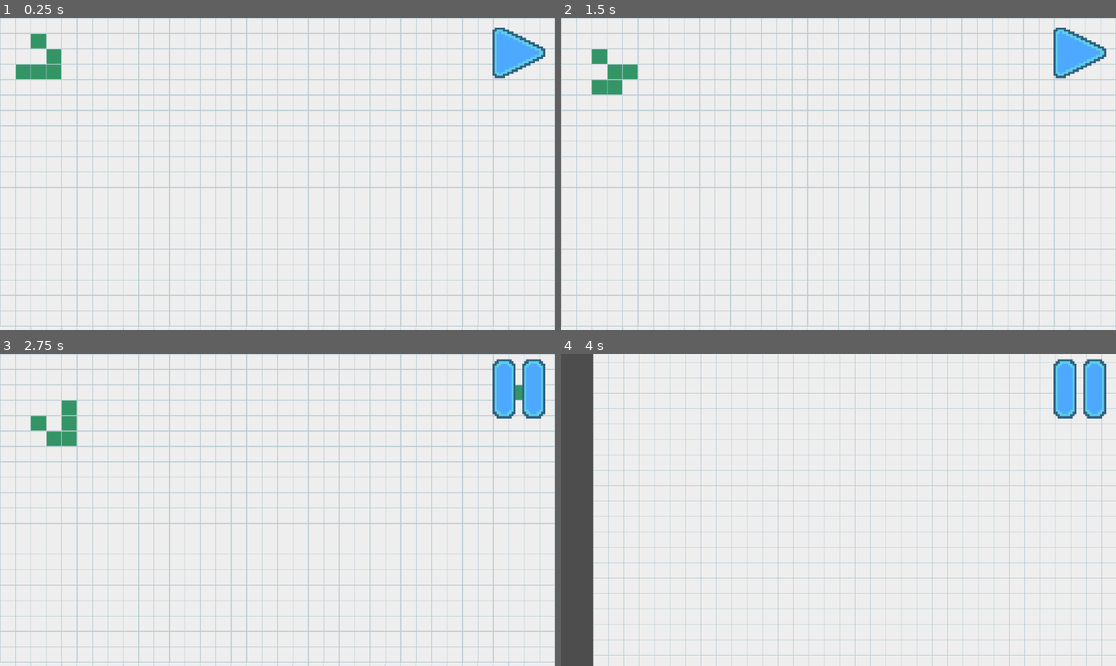
Above: before the commit, frames 1-4 (two rows, left to right).
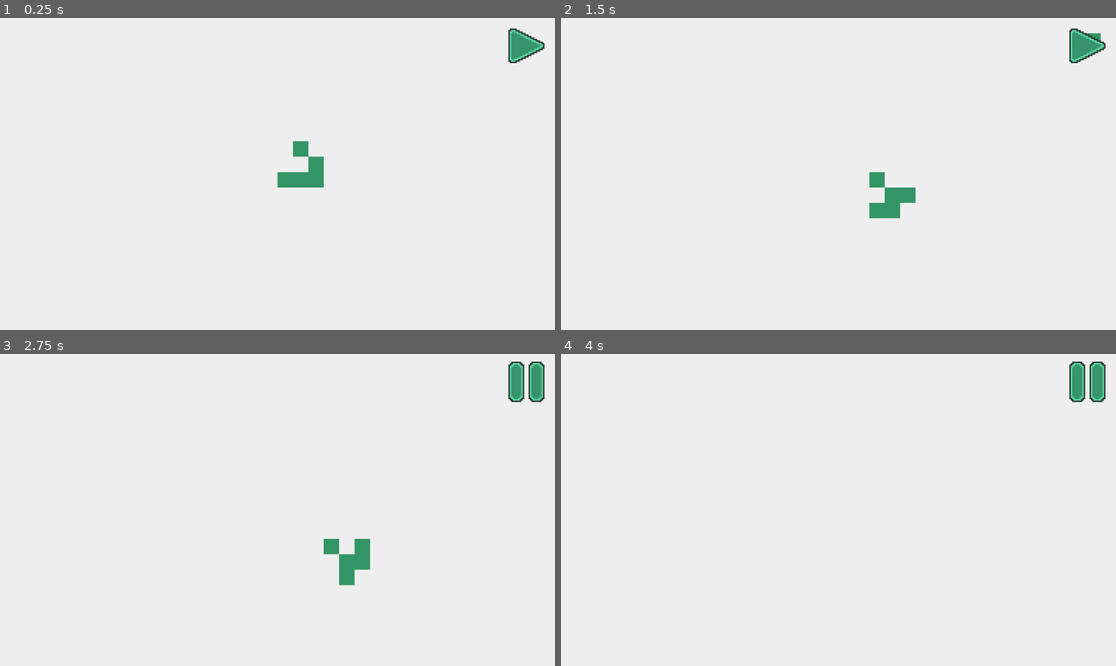
Above: after the commit, the same moments.

Repository: amaark/conways-game-of-life
Game: Godot game, scene res://scenes/main.tscn
Same seed, same stepped clock (60 frames per second), same inputs: the game is played once before the commit and once after it.
Inputs (mouse positions are in pixels of both pictures, inside the frame that each line leads up to; where the layout moved, square brackets give the same spot in the first picture):
- Up to frame 1 (0.25 s): no input
- Up to frame 2 (1.5 s): click (1088, 46) [1082, 52] at 0.5 s; click (1088, 46) [1082, 52] at 1.25 s
- Up to frame 3 (2.75 s): click (527, 382) [521, 388] at 2 s
- Up to frame 4 (4 s): move the mouse to (960, 494) at 2.77 s; hold S (camera_move_down) 2.78-3.53 s; move the mouse to (727, 525) at 3.52 s; tap A (camera_move_left) at 3.6 s

The runs differ from the first frame. In frame 1, 12% of the frame differs, in the area x 0-100%, y 0-100%; in frame 2, 12%; in frame 3, 12%; in frame 4, 14%.

Commit message:
Fix solitary cells not dying and also some other stuff

Diff:
--- a/project.godot
+++ b/project.godot
@@ -67,3 +67,4 @@
 textures/canvas_textures/default_texture_filter=0
 renderer/rendering_method="gl_compatibility"
 renderer/rendering_method.mobile="gl_compatibility"
+environment/defaults/default_clear_color=Color(0.93333334, 0.93333334, 0.93333334, 1)
--- a/scenes/hud.tscn
+++ b/scenes/hud.tscn
@@ -1,8 +1,8 @@
 [gd_scene load_steps=4 format=3 uid="uid://c3tgrqapc58i2"]
 
 [ext_resource type="Script" uid="uid://ccfa013abxouy" path="res://scripts/hud.gd" id="1_5ysmq"]
-[ext_resource type="Texture2D" uid="uid://2832v55485mu" path="res://assets/play.png" id="1_oo0fn"]
-[ext_resource type="Texture2D" uid="uid://b5o1afd7sk0ti" path="res://assets/pause.png" id="2_5ysmq"]
+[ext_resource type="Texture2D" uid="uid://b6fcv1lwf5s34" path="res://assets/play_green.png" id="2_5ysmq"]
+[ext_resource type="Texture2D" uid="uid://dl7857uweb4lr" path="res://assets/pause_green.png" id="3_6fi6k"]
 
 [node name="HUD" type="CanvasLayer"]
 script = ExtResource("1_5ysmq")
@@ -11,15 +11,14 @@
 anchors_preset = 1
 anchor_left = 1.0
 anchor_right = 1.0
-offset_left = -143.00006
-offset_top = 2.0
-offset_right = -103.0
-offset_bottom = 42.0
+offset_left = -106.0
+offset_top = 10.0
+offset_right = -10.0
+offset_bottom = 106.0
 grow_horizontal = 0
-scale = Vector2(3.5091524, 3.5091524)
 toggle_mode = true
-texture_normal = ExtResource("1_oo0fn")
-texture_pressed = ExtResource("2_5ysmq")
+texture_normal = ExtResource("2_5ysmq")
+texture_pressed = ExtResource("3_6fi6k")
 stretch_mode = 0
 
 [connection signal="toggled" from="TextureButton" to="." method="_on_texture_button_toggled"]
--- a/scenes/main.gd
+++ b/scenes/main.gd
@@ -4,11 +4,11 @@
 @onready var grid: TileMapLayer = $Grid
 
 var live_cells: Dictionary[Vector2i, int] = {
-	Vector2i(1, 3): 0,
-	Vector2i(2, 3): 0,
-	Vector2i(3, 3): 0,
-	Vector2i(3, 2): 0,
-	Vector2i(2, 1): 0
+	Vector2i(18, 10): 0,
+	Vector2i(19, 10): 0,
+	Vector2i(20, 10): 0,
+	Vector2i(20, 9): 0,
+	Vector2i(19, 8): 0
 	}
 
 var neighbours := [
@@ -22,8 +22,6 @@
 	Vector2i(1, 1),
 	]
 
-var paused: bool = true
-
 var prev_mouse_pos
 
 var painting_mode: bool
@@ -31,8 +29,6 @@
 func _ready() -> void:
 	for coords in live_cells:
 		grid.set_cell_state(coords, true)
-
-	evolution_timer.start()
 
 func _process(delta: float) -> void:
 	click()
@@ -60,16 +56,13 @@
 		prev_mouse_pos = null
 
 func _on_evolution_timer_timeout() -> void:
-	if not paused:
-		evolve()
+	evolve()
 
 func _on_hud_play() -> void:
 	evolution_timer.start()
-	paused = false
 
 func _on_hud_pause() -> void:
 	evolution_timer.stop()
-	paused = true
 
 ## Flips live cells and their neighbours according to the game rules
 func evolve() -> void:
@@ -78,8 +71,11 @@
 	var to_die: Array[Vector2i] = []
 	var neighbour_coords: Vector2i
 
-	# Increment the number of neighbours for each neighbour of each live cell
+	# Increment the number of neighbours for each live cell's neighbours
 	for cell in live_cells:
+		# Make sure that solitary cells still get added to num_neighbours
+		if cell not in num_neighbours:
+			num_neighbours[cell] = 0
 		for n in neighbours:
 			neighbour_coords = Vector2i(cell.x + n.x, cell.y + n.y)
 			if neighbour_coords in num_neighbours:
@@ -89,7 +85,7 @@
 
 	# Check each live cell and adjacent cell against the 4 cell rules
 	for coords in num_neighbours:
-		if num_neighbours[coords] < 2 or num_neighbours[coords] > 3 and coords in live_cells:
+		if (num_neighbours[coords] < 2 or num_neighbours[coords] > 3) and coords in live_cells:
 			to_die.append(coords)
 		elif num_neighbours[coords] == 3 and not coords in live_cells:
 			to_live.append(coords)
--- a/scenes/main.tscn
+++ b/scenes/main.tscn
@@ -42,6 +42,7 @@
 script = ExtResource("3_tefeu")
 
 [node name="Lines" type="TileMapLayer" parent="." node_paths=PackedStringArray("grid")]
+visible = false
 tile_map_data = PackedByteArray("AAAAAA4AAQAAAAAAAAAAAA8AAQAAAAAAAAAAABAAAQAAAAAAAAAAABEAAQAAAAAAAAAAABIAAQAAAAAAAAAAAB …(56736 unchanged characters)…
 tile_set = SubResource("TileSet_sugp2")
 script = ExtResource("5_tbgi4")
@@ -54,7 +55,7 @@
 script = ExtResource("7_tipki")
 
 [node name="EvolutionTimer" type="Timer" parent="."]
-wait_time = 0.2
+wait_time = 0.1
 
 [node name="HUD" parent="." instance=ExtResource("7_o6xl0")]
 
Binary file added: assets/pause_green.png
Not shown, added: assets/pause_green.png.import
Binary file added: assets/play_green.png
Not shown, added: assets/play_green.png.import
